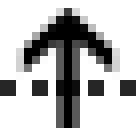
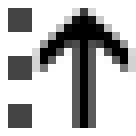
Two versions of the same layered image (136 × 136). Layer-by-layer changes:
removed layer "active" (1st of 2) (was 85%) over [0, 80, 136, 96]
added layer "HTTP" above "HTTPS" over [8, 8, 32, 32]
added layer "HTTPS" above "SOCKS" over [8, 56, 32, 80]
added layer "SOCKS" above "arrow" over [8, 104, 32, 128]
renamed "inactive" to "arrow", painted on it, masked it over [16, 8, 136, 128]
